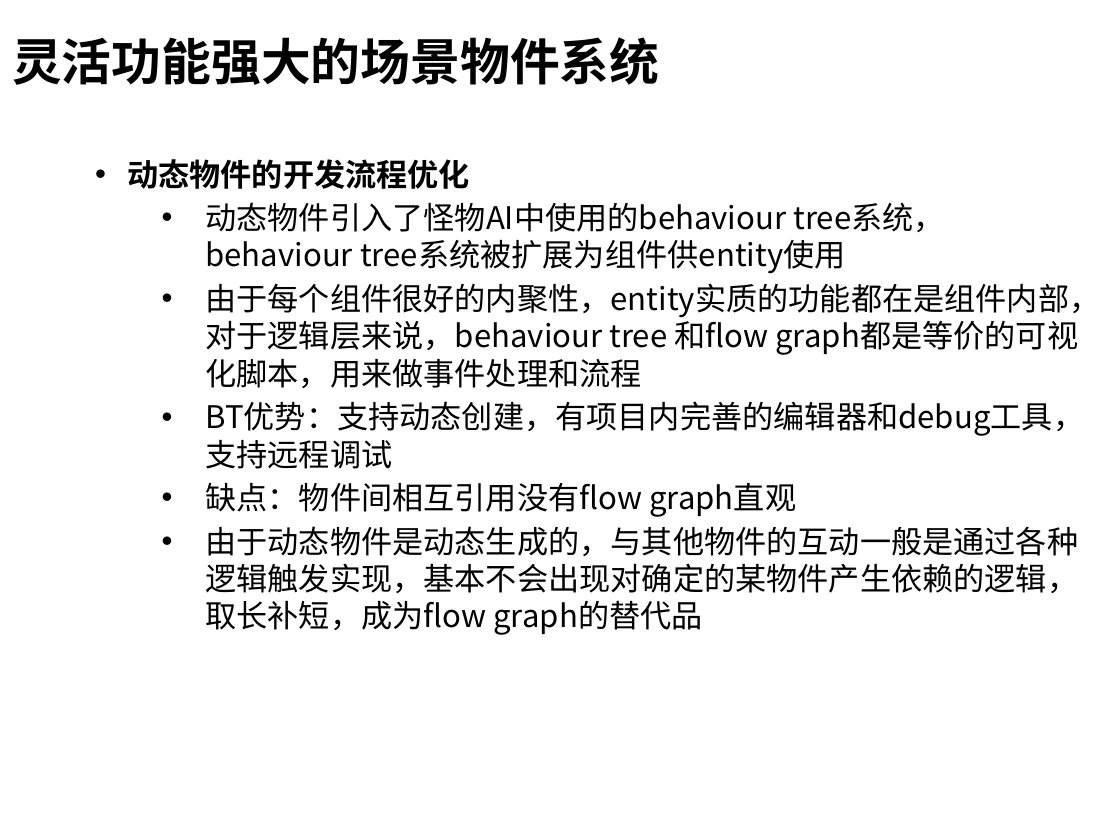
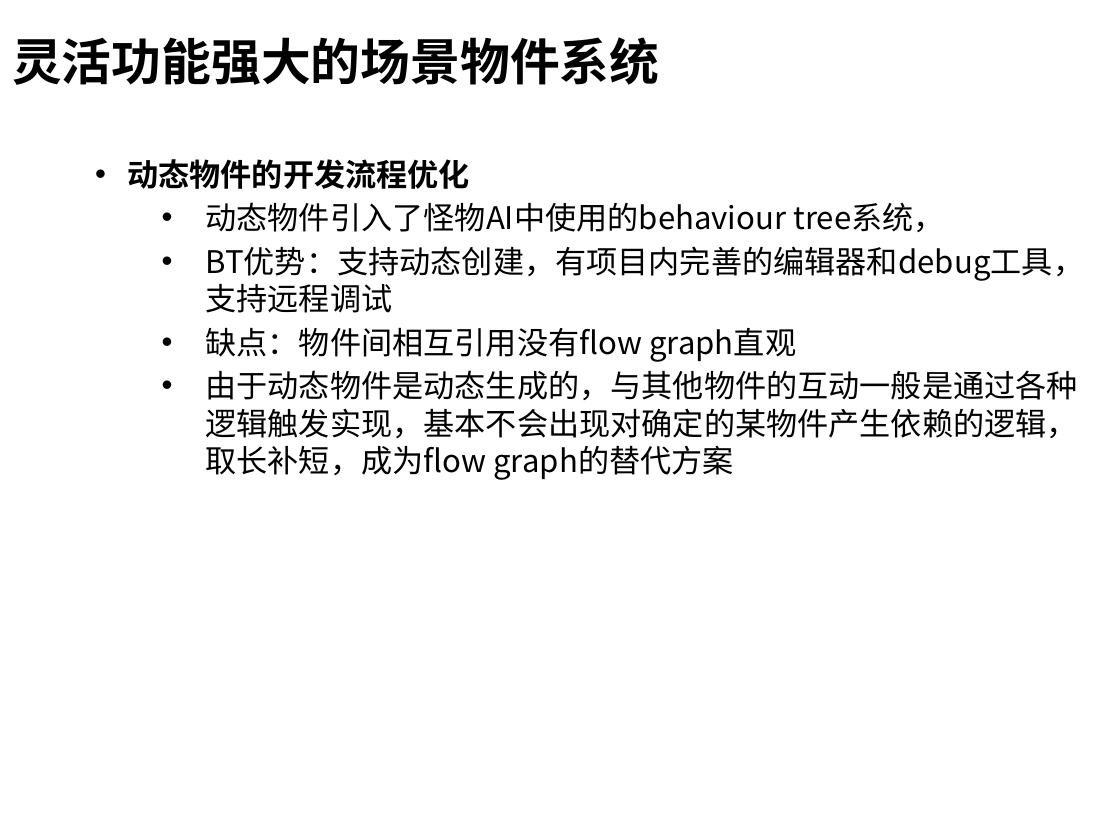
Before and after one commit to henryfung01/StreetFighter, a slide deck: slide 13 of Doc/whitebai.pptx. Drawn at 1120x840 pixels with LibreOffice and Linux fonts; fonts in the diff are those of the drawing; background and template pictures are left out. Boxes give left, top, right and bottom in pixels: in the first picture for what was removed or moved away, otherwise in the second. Text is boxed around its words. In the diff, an @@ line names an element or a change of style, - is before the commit and + after.

```diff
--- a/Doc/whitebai.pptx
+++ b/Doc/whitebai.pptx
@@ text at <box>205,202,945,232</box>: text changed @@
-  • 动态物件引入了怪物AI中使用的behaviour tree系统，behaviour tree系统被扩展为组件供entity使用
-  • 由于每个组件很好的内聚性，entity实质的功能都在是组件内部，对于逻辑层来说，behaviour tree 和flow graph都是等价的可视化脚本，用来做事件处理和流程
+  • 动态物件引入了怪物AI中使用的behaviour tree系统，
@@ text at <box>205,370,1077,480</box>: text changed @@
-  • 由于动态物件是动态生成的，与其他物件的互动一般是通过各种逻辑触发实现，基本不会出现对确定的某物件产生依赖的逻辑，取长补短，成为flow graph的替代品
+  • 由于动态物件是动态生成的，与其他物件的互动一般是通过各种逻辑触发实现，基本不会出现对确定的某物件产生依赖的逻辑，取长补短，成为flow graph的替代方案
```
Also in this commit, not shown: 3 other slides changed, 1 slide added, 2 other files.
